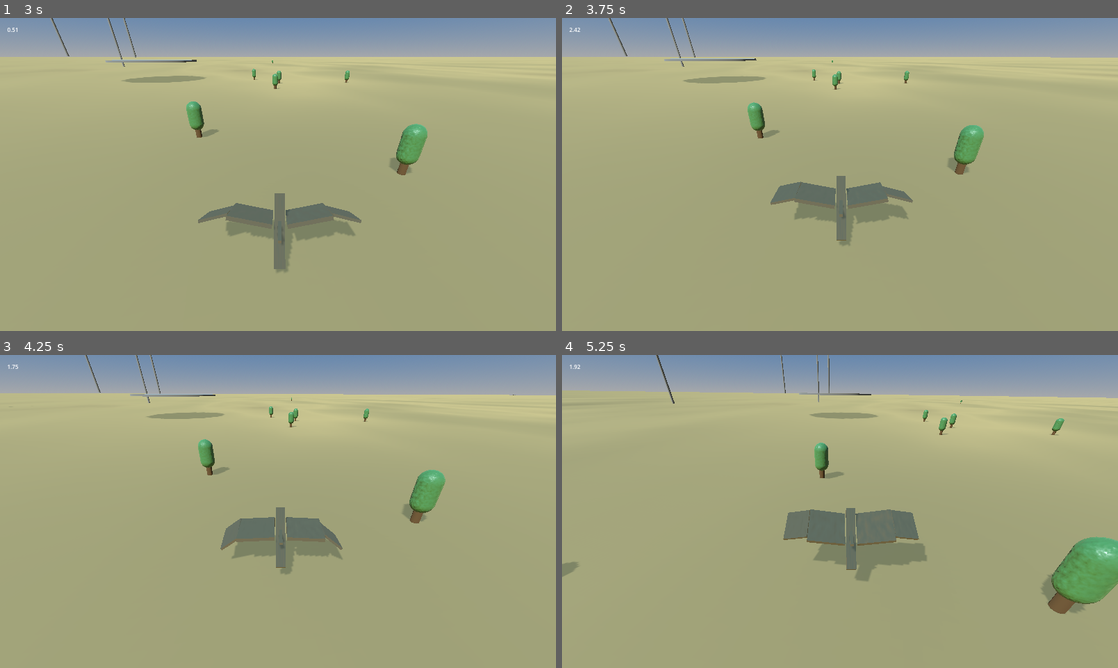
Above: before the commit, frames 1-4 (two rows, left to right).
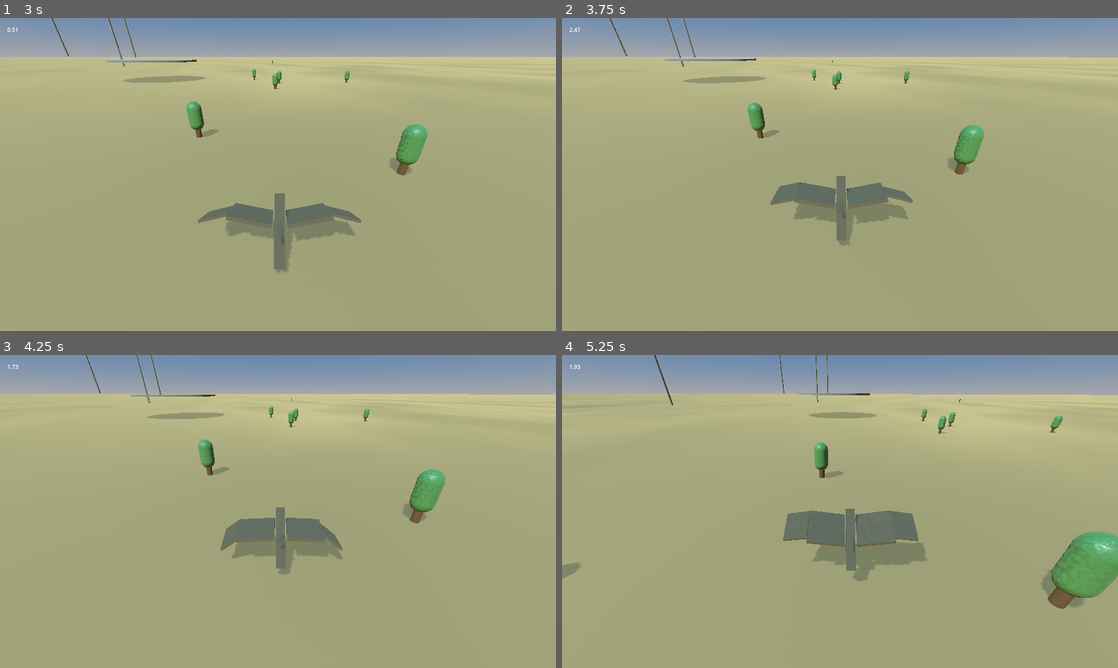
Above: after the commit, the same moments.

Repository: westonkelliher/GodotDemos
Game: Godot game, scene res://world.tscn
Same seed, same stepped clock (60 frames per second), same inputs: the game is played once before the commit and once after it.
Inputs (mouse positions are in pixels of both pictures, inside the frame that each line leads up to):
- Up to frame 1 (3 s): move the mouse to (400, 158) at 0.52 s; press the mouse at (400, 158) at 0.53 s; hold D (right) 0.53-1.28 s; tap Space (flap) at 0.77, 1.07, 1.52, 1.82 s; move the mouse to (166, 190) at 1.27 s; release the mouse at (166, 190) at 1.28 s; hold S (backward) 1.28-2.03 s; click (166, 190) at 1.35 s; move the mouse to (333, 105) at 2.02 s; press the mouse at (333, 105) at 2.03 s; hold D (right) 2.03-2.78 s; move the mouse to (250, 237) at 2.77 s; release the mouse at (250, 237) at 2.78 s; hold W (forward) from 2.78 s (still down); click (250, 237) at 2.85 s
- Up to frame 2 (3.75 s): tap Space (flap) at 3.02, 3.32 s; move the mouse to (1006, 221) at 3.52 s; release W (forward) at 3.53 s; press the mouse at (1006, 221) at 3.53 s; hold A (left) from 3.53 s (still down)
- Up to frame 3 (4.25 s): keep holding A (left); tap Space (flap) at 3.77, 4.07 s
- Up to frame 4 (5.25 s): move the mouse to (673, 464) at 4.27 s; release the mouse at (673, 464) at 4.28 s; click (673, 464) at 4.35 s; tap Space (flap) at 4.52, 4.82 s; move the mouse to (867, 511) at 5.02 s; release A (left) at 5.03 s; press the mouse at (867, 511) at 5.03 s; hold S (backward) from 5.03 s (still down)

Frame 1 is identical in both runs. In frame 2, less than 0.1% of the frame differs, in the area x 2-91%, y 0-72%; in frame 3, 0.3%; in frame 4, 2.2%, in the area x 0-100%, y 0-83%.

Commit message:
Flight: fix glitchy forward flapping

Diff:
--- a/Flight/bird.gd
+++ b/Flight/bird.gd
@@ -183,7 +183,7 @@
 		# not flapping - so lift up torso
 		torso_tilt_speed = move_toward(torso_tilt_speed, MAX_TORSO_TILT_SPEED,
 			tilt_acc*delta)
-	elif !Input.is_action_pressed("forward"):
+	else:
 		# flapping - so deploy torso (unless forward flapping)
 		torso_tilt_speed = move_toward(torso_tilt_speed, -MAX_TORSO_TILT_SPEED,
 			TORSO_DETILT_ACC*delta)
--- a/Flight/bird.tscn
+++ b/Flight/bird.tscn
@@ -59,15 +59,18 @@
 debug_shape_custom_color = Color(0.639216, 0, 0.882353, 1)
 
 [node name="Drag" type="RayCast3D" parent="D/Vecs"]
+visible = false
 target_position = Vector3(0, 1, 0)
 collision_mask = 0
 debug_shape_custom_color = Color(0.00784314, 0.00784314, 0.00784314, 1)
 
 [node name="WingUp" type="RayCast3D" parent="D/Vecs"]
+visible = false
 collision_mask = 0
 debug_shape_custom_color = Color(1, 1, 1, 1)
 
 [node name="DragReflect" type="RayCast3D" parent="D/Vecs"]
+visible = false
 collision_mask = 0
 debug_shape_custom_color = Color(0.909804, 0.505882, 0.152941, 1)
 
